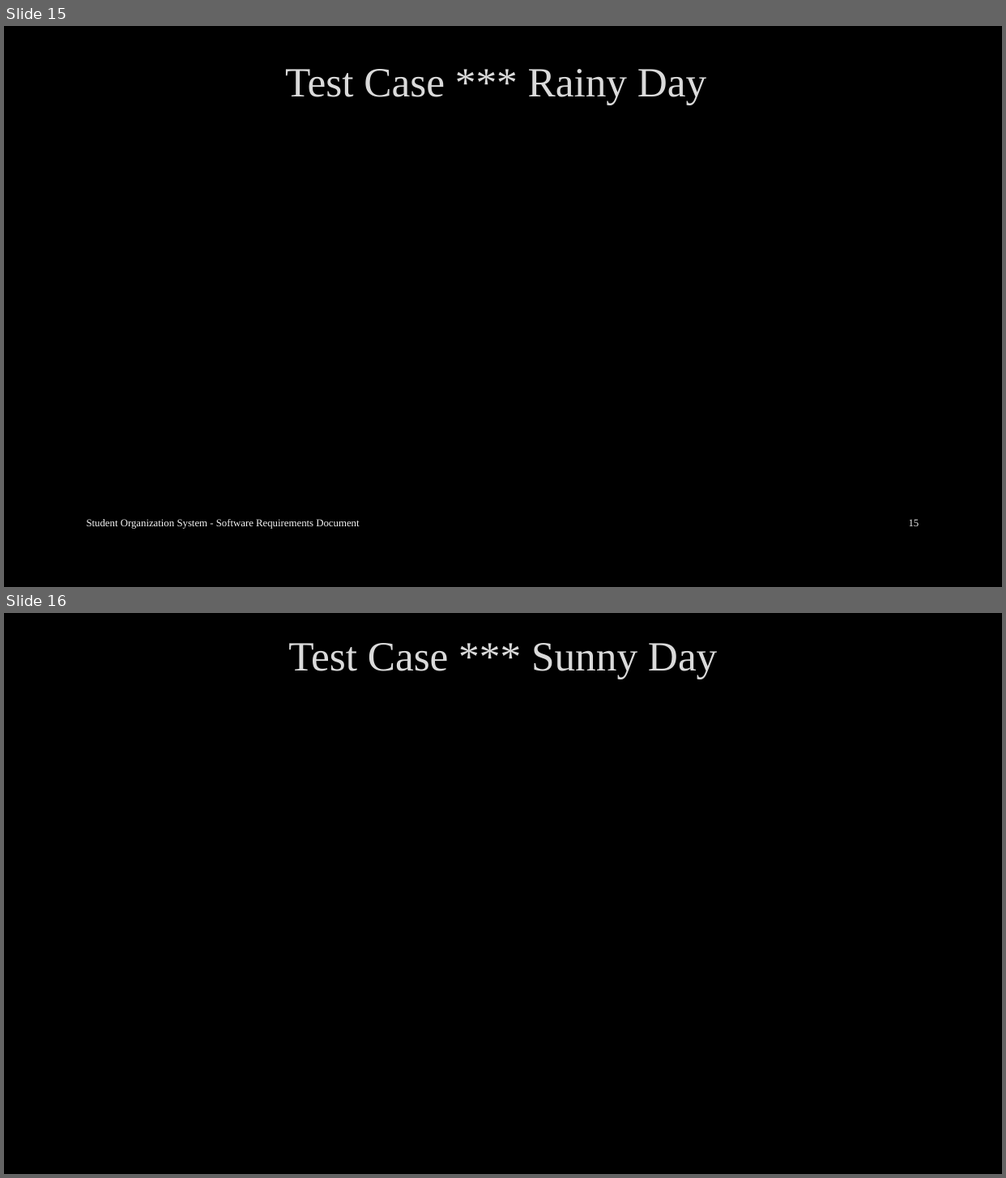
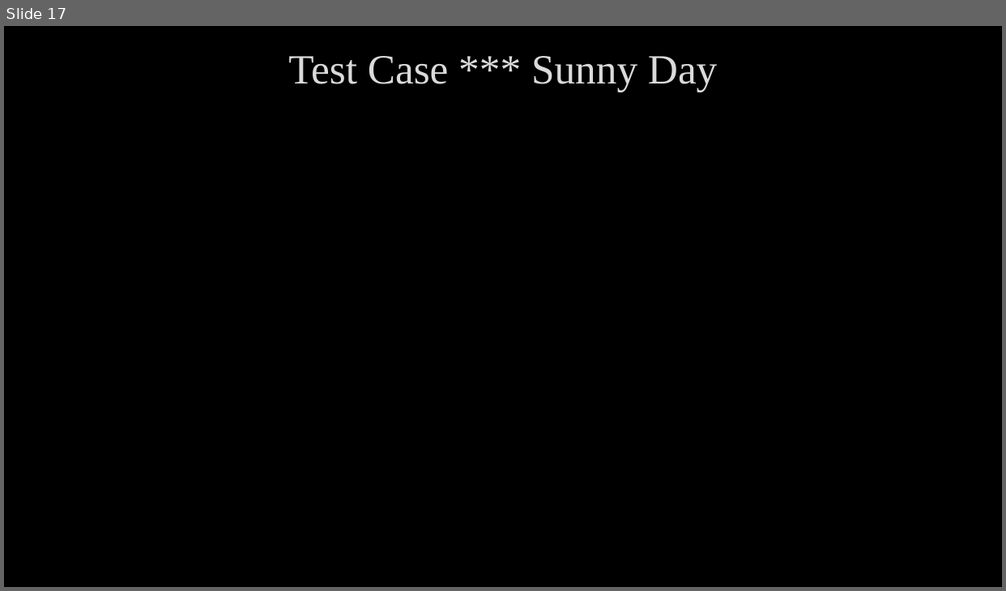
Before and after one commit to arocho032/CEN4010-Team-5, a slide deck: specifications/deliv3/SOS Deliverable Final Presentation.pptx. Shown one above the other, each under a label of ours: slides 15 and 16 before the commit, slide 17 after it. The pictures are 1006x1178 and 1006x591 pixels, drawn with LibreOffice and Linux fonts; fonts in the diff are those of the drawing; background and template pictures are left out. Boxes give left, top, right and bottom in pixels: in the first picture for what was removed or moved away, otherwise in the second. Text is boxed around its words. In the diff, an @@ line names an element or a change of style, - is before the commit and + after.

```diff
--- a/specifications/deliv3/SOS Deliverable Final Presentation.pptx
+++ b/specifications/deliv3/SOS Deliverable Final Presentation.pptx
@@ slide 15 removed at bbox=[4, 26, 1002, 587], background #000000 @@
@@ title removed at bbox=[285, 69, 706, 105] @@
-Test Case *** Rainy Day
@@ text removed at bbox=[87, 519, 359, 529] @@
-Student Organization System - Software Requirements Document
@@ page number removed at bbox=[909, 519, 919, 527] @@
-15
@@ what was slide 16 is now slide 17 @@
```
Also in this commit, not shown: 3 slides added, 1 other slide removed, 1 other file.
